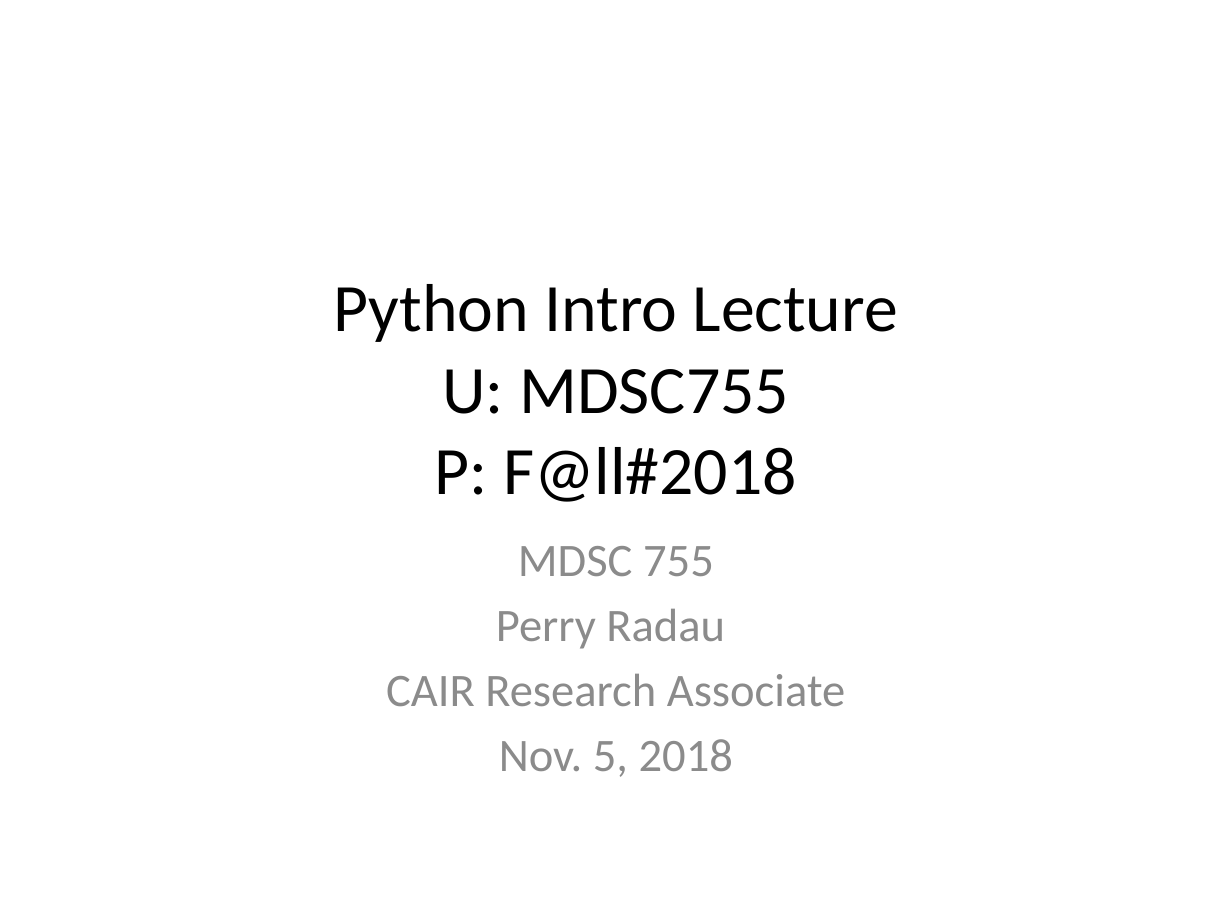
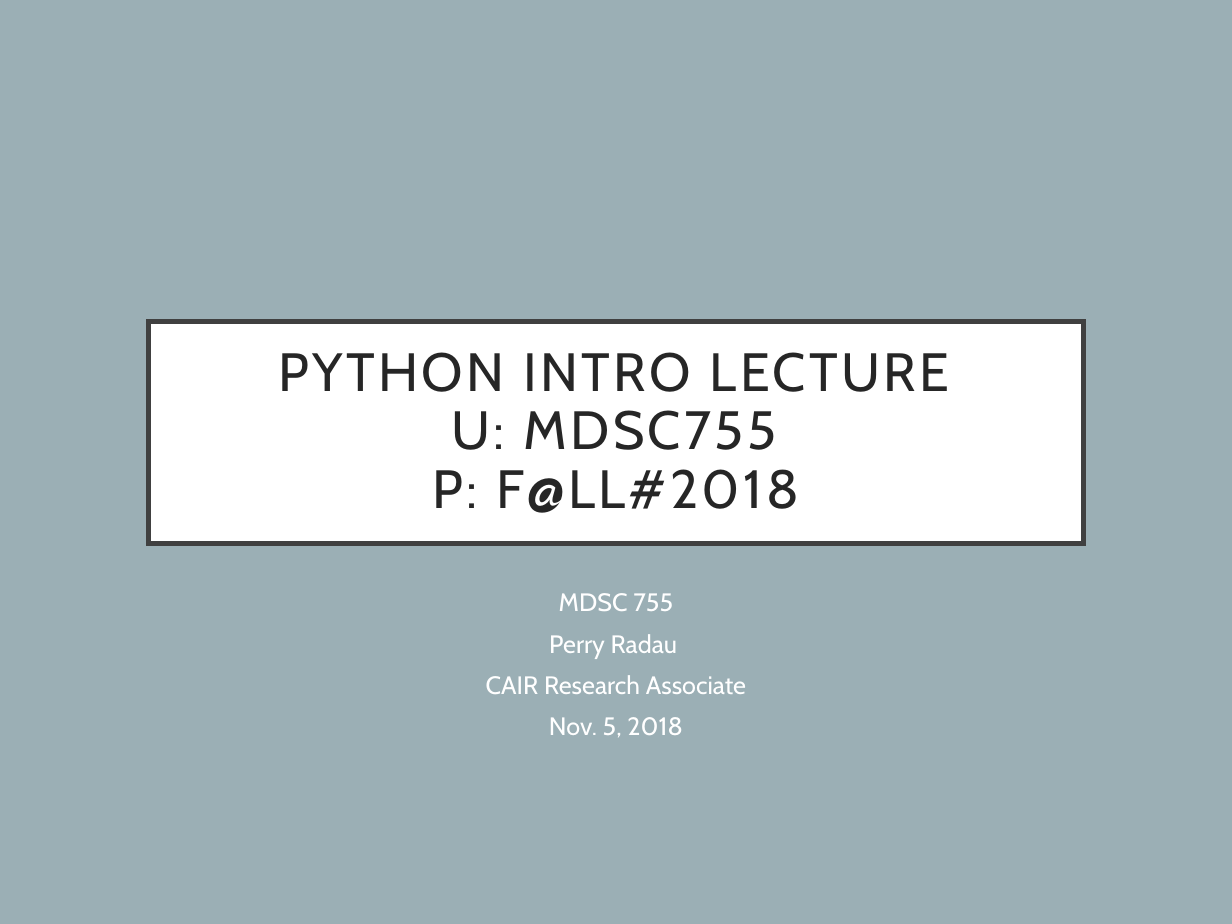
Before and after one commit to pradau/python_for_psychologists, a slide deck: slide 1 of Python_intro_lecture.pptx. Drawn at 1232x924 pixels with LibreOffice and Linux fonts; fonts in the diff are those of the drawing. Boxes give left, top, right and bottom in pixels: in the first picture for what was removed or moved away, otherwise in the second. Text is boxed around its words. In the diff, an @@ line names an element or a change of style, - is before the commit and + after.

Commit message:
Intro lecture

```diff
--- a/Python_intro_lecture.pptx
+++ b/Python_intro_lecture.pptx
@@ background #FFFFFF to #9BAFB5 @@
@@ title "PYTHON INTRO LECTURE U: MDSC755 ...": place and size @@
-title "PYTHON INTRO LECTURE U: MDSC755 ..." at <box>333,284,898,502</box>
+title "PYTHON INTRO LECTURE U: MDSC755 ..." at <box>149,322,1084,543</box>
@@ title "PYTHON INTRO LECTURE U: MDSC755 ..." at <box>149,322,1084,543</box>: fill none to #FFFFFF; outline none to #404040 3 pt @@
@@ title at <box>278,352,950,513</box>: text changed; size 39.6 to 31.5 pt; font Calibri to Cabin; text colour #000000 to #262626 @@
-Python Intro Lecture
-U: MDSC755
-P: F@ll#2018
+PYTHON INTRO LECTURE
+U: MDSC755
+P: F@LL#2018
@@ subtitle "MDSC 755": place and size @@
-subtitle "MDSC 755" at <box>386,546,845,777</box>
+subtitle "MDSC 755" at <box>486,593,746,737</box>
@@ subtitle "MDSC 755" at <box>486,593,746,737</box>: size 27.2 to 14.7 pt, font Calibri to Cabin, text colour #8C8C8C to #FFFFFF; line spacing 1 to 0.8; more space between paragraphs @@
```
Also in this commit, not shown: 24 other slides changed, 3 slides added, 2 slides removed.
